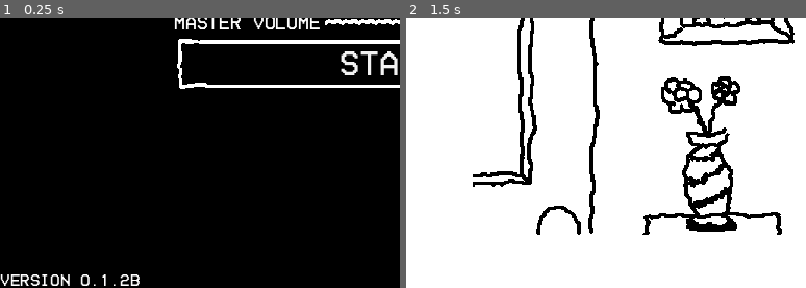
Above: before the commit, frames 1-2 (left to right).
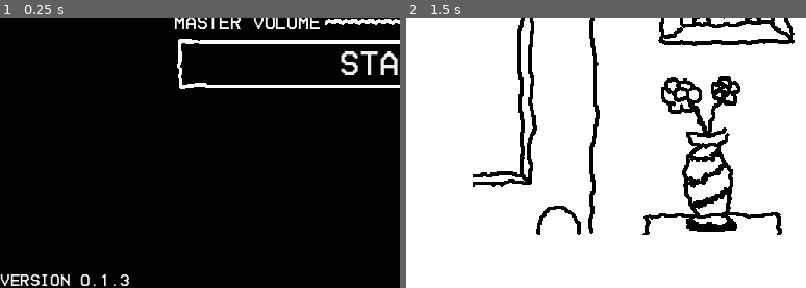
Above: after the commit, the same moments.

Repository: zombietfk/godot.games.bobs-platform-adventure
Game: Godot game, scene res://main_menu.tscn
Same seed, same stepped clock (60 frames per second), same inputs: the game is played once before the commit and once after it.
Inputs:
- Up to frame 1 (0.25 s): no input
- Up to frame 2 (1.5 s): click "Start!" at 0.5 s; tap Enter (interaction) at 1.25 s; hold Right (move_right) from 1.28 s (still down); hold Down (aim_down) from 1.28 s (still down)
The pictures show only the part of the screen within x 0-50%, y 50-100%; the shares and areas given below are measured in that part.

The runs differ from the first frame. In frame 1, 0.1% of the frame differs, in the area x 30-35%, y 94-100%; in frame 2, nothing differs.

Commit message:
Various fixes for web version

Diff:
--- a/cutscenes/opening.tscn
+++ b/cutscenes/opening.tscn
@@ -370,4 +370,5 @@
 stream = ExtResource("8_gkbse")
 volume_db = 8.0
 autoplay = true
+playback_type = 1
 parameters/looping = true
--- a/enemies/bosses/bear/state_machine/states/stage_one_bear_state.gd
+++ b/enemies/bosses/bear/state_machine/states/stage_one_bear_state.gd
@@ -20,5 +20,6 @@
 		_passes_made += 1;
 		if _passes_made > _passes_to_make:
 			transition.emit("Stage2State");
+			return;
 		_change_direction();
 		_wait_then_run();
--- a/enemies/bosses/bear/state_machine/states/stage_two_bear_state.gd
+++ b/enemies/bosses/bear/state_machine/states/stage_two_bear_state.gd
@@ -41,13 +41,8 @@
 func exit(_to: AbstractState)->void:
 	pass;
 
-func process(delta: float)->void:
-	var x_distance_to_marker = middle_stage_marker.global_position.x - bear.global_position.x;
-	if abs(x_distance_to_marker) < _min_distance_to_marker:
-		_c_time += delta;
-	if _c_time > time and bear.is_on_floor():
-		animated_sprite.animation = "idle";
-		transition.emit("Stage3State");
+func process(_delta: float)->void:
+	pass;
 
 func physics_process(delta: float)->void:
 	var x_distance_to_marker = middle_stage_marker.global_position.x - bear.global_position.x;
@@ -62,10 +57,15 @@
 			_move_speed
 		);
 	else:
+		_c_time += delta;
 		bear.velocity.x = 0;
 		bear.global_position.x = middle_stage_marker.global_position.x;
 		animated_sprite.animation = "forward";
 		if bear.is_on_floor():
+			if _c_time > time and bear.is_on_floor():
+				animated_sprite.animation = "idle";
+				transition.emit("Stage3State");
+				return;
 			if _jump_count == 1:
 				var summoned_count = beehives_to_summon_by_lives_remaining[bear.lives - 1];
 				while summoned_count > 0:
--- a/level/levels/caves/level_32.tscn
+++ b/level/levels/caves/level_32.tscn
@@ -132,6 +132,7 @@
 
 [node name="BossMusicAudioStreamPlayer" type="AudioStreamPlayer" parent="." unique_id=1443969908]
 stream = ExtResource("11_sywym")
+playback_type = 1
 parameters/looping = true
 
 [connection signal="ready" from="." to="." method="_on_ready"]
--- a/level/levels/caves/level_50.tscn
+++ b/level/levels/caves/level_50.tscn
@@ -884,6 +884,7 @@
 
 [node name="BossMusicAudioStreamPlayer" type="AudioStreamPlayer" parent="." unique_id=1450441113]
 stream = ExtResource("27_q4j7r")
+playback_type = 1
 parameters/looping = true
 
 [node name="Path2D" type="Path2D" parent="." unique_id=802491862]
--- a/main.tscn
+++ b/main.tscn
@@ -69,6 +69,7 @@
 [node name="GameMusicAudioStreamPlayer" type="AudioStreamPlayer" parent="." unique_id=673001295]
 stream = ExtResource("2_ycdy4")
 autoplay = true
+playback_type = 1
 parameters/looping = true
 
 [node name="GameUI" type="CanvasLayer" parent="." unique_id=22984036]
--- a/main_menu.tscn
+++ b/main_menu.tscn
@@ -63,7 +63,7 @@
 offset_top = -15.0
 offset_right = 125.0
 grow_vertical = 0
-text = "version 0.1.2b"
+text = "version 0.1.3"
 label_settings = SubResource("LabelSettings_fu7sn")
 
 [node name="CenterContainer" type="CenterContainer" parent="CanvasLayer/Control" unique_id=1062002665]
@@ -124,6 +124,7 @@
 [node name="AudioStreamPlayer" type="AudioStreamPlayer" parent="." unique_id=2002043816]
 stream = ExtResource("4_jix8l")
 autoplay = true
+playback_type = 1
 parameters/looping = true
 
 [connection signal="changed" from="CanvasLayer/Control/CenterContainer/VBoxContainer/MasterVolumeController/HSlider" to="CanvasLayer/Control/CenterContainer/VBoxContainer/MasterVolumeController/HSlider" method="_value_changed"]
--- a/project_time_traker.json
+++ b/project_time_traker.json
@@ -1,9 +1,9 @@
 {
-  "2D": 75307.1265337467,
+  "2D": 75475.8262228965,
   "AFK": 530.968808412552,
   "AssetLib": 818.369792461395,
-  "Editor": 539206.688555957,
-  "External": 381827.231208564,
-  "Game": 39506.4544365407,
-  "Script": 41747.5065846444
+  "Editor": 542160.961022616,
+  "External": 383627.012744904,
+  "Game": 39772.0409538747,
+  "Script": 42467.7113084794
 }
